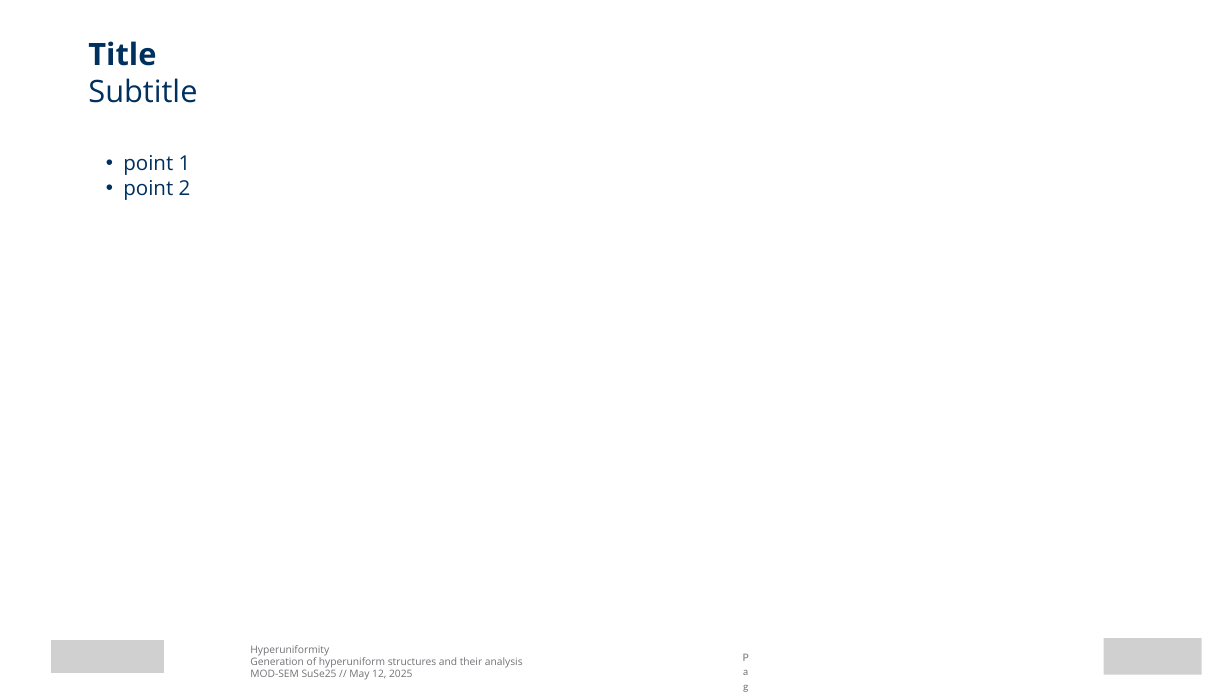
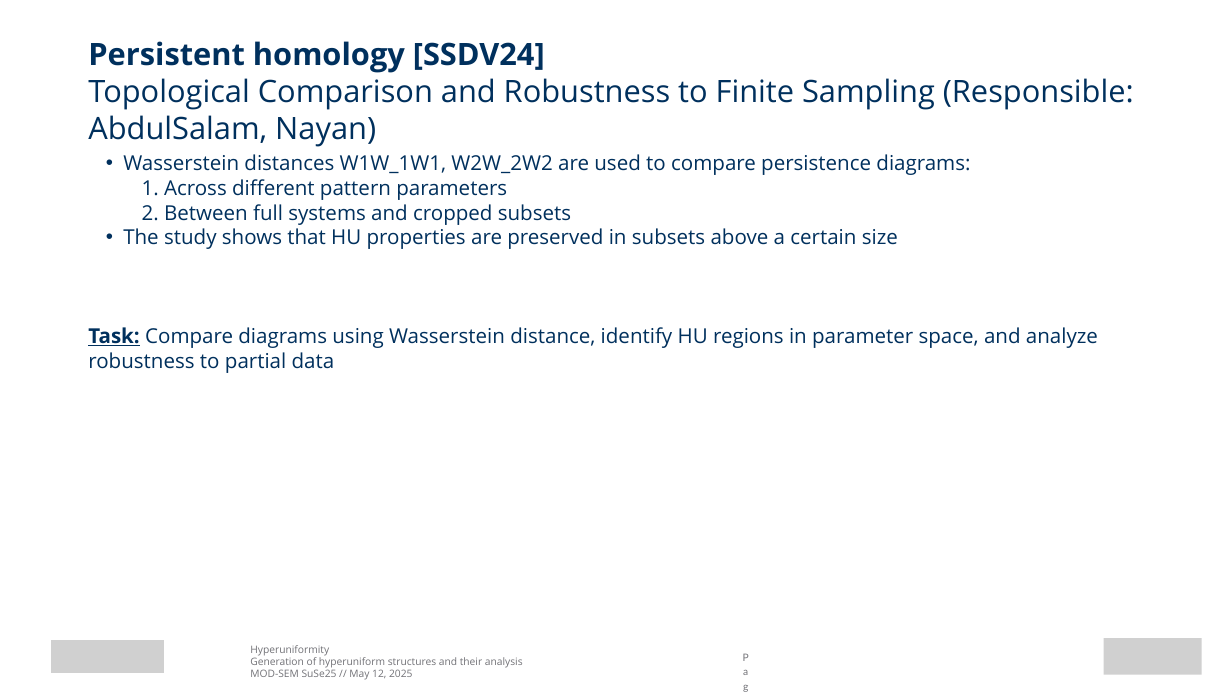
Before and after one commit to EnnoI/modeling_seminarSoSe25, a slide deck: slide 12 of presentation_backup/Persistent homology and topological statistics of hyperuniform point clouds.pptx (slide 13 before the commit). Drawn at 1232x693 pixels with LibreOffice and Linux fonts; fonts in the diff are those of the drawing; grey boxes stand for pictures. Boxes give left, top, right and bottom in pixels: in the first picture for what was removed or moved away, otherwise in the second. Text is boxed around its words. In the diff, an @@ line names an element or a change of style, - is before the commit and + after.

```diff
--- a/presentation_backup/Persistent homology and topological statistics of hyperuniform point clouds.pptx
+++ b/presentation_backup/Persistent homology and topological statistics of hyperuniform point clouds.pptx
@@ text at [88,41,1134,143]: text changed @@
-Title
-Subtitle
+Persistent homology [SSDV24]
+Topological Comparison and Robustness to Finite Sampling (Responsible: AbdulSalam, Nayan)
@@ text at [88,154,1098,373]: text changed @@
-  • point 1
-  • point 2
+  • Wasserstein distances W1W_1W1, W2W_2W2 are used to compare persistence diagrams:
+1. Across different pattern parameters
+2. Between full systems and cropped subsets
+  • The study shows that HU properties are preserved in subsets above a certain size
+Task: Compare diagrams using Wasserstein distance, identify HU regions in parameter space, and analyze robustness to partial data
```
Also in this commit, not shown: 11 other slides changed, 1 slide removed, 1 other file.
